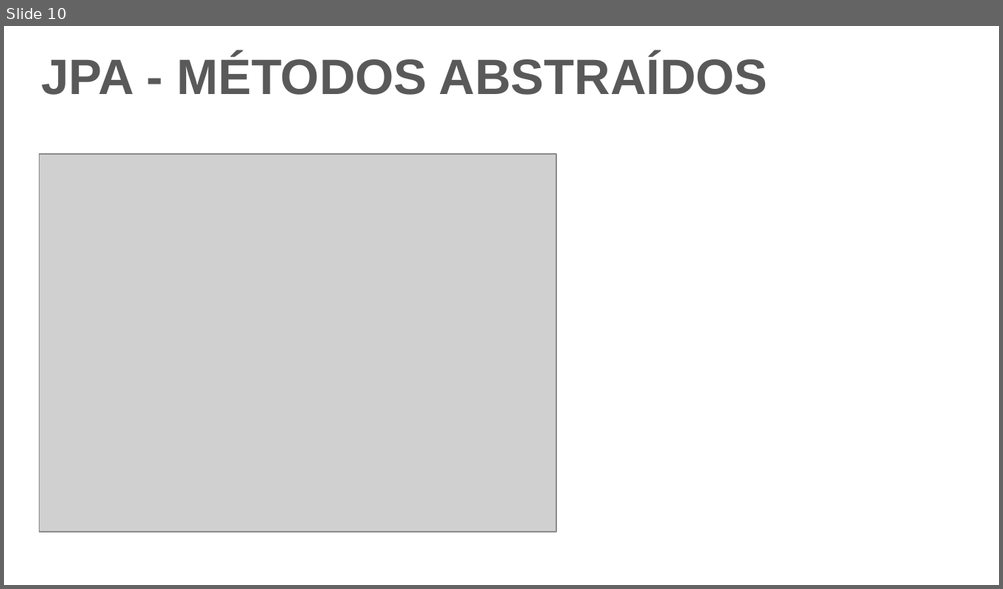
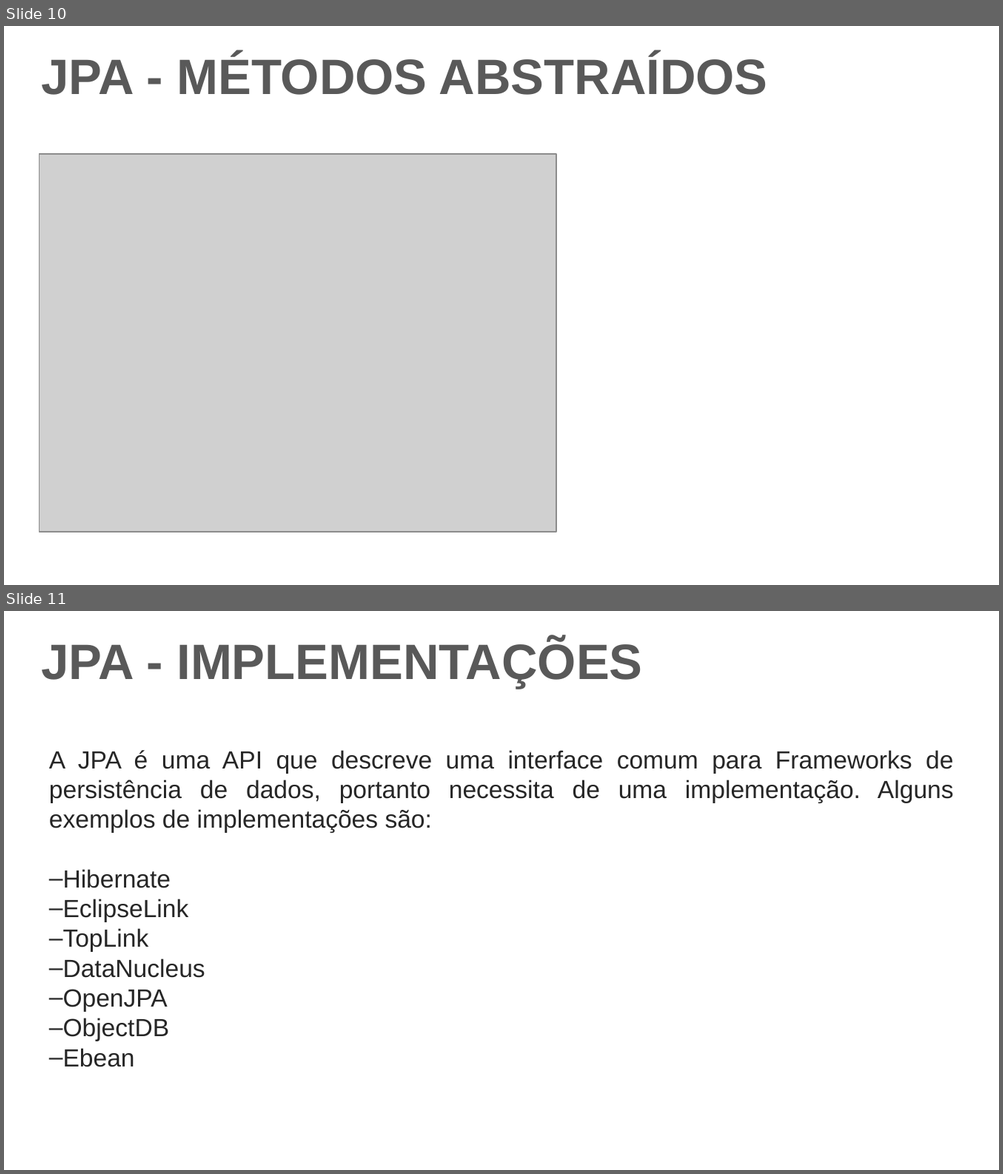
Before and after one commit to DeehSlash/apresentacao-jpa, a slide deck: Apresentação.pptx. Shown one above the other, each under a label of ours: slide 10 before the commit, slides 10 and 11 after it. The pictures are 1003x589 and 1003x1174 pixels, drawn with LibreOffice and Linux fonts; fonts in the diff are those of the drawing; grey boxes stand for pictures; background and template pictures are left out. Boxes give left, top, right and bottom in pixels: in the first picture for what was removed or moved away, otherwise in the second. Text is boxed around its words. In the diff, an @@ line names an element or a change of style, - is before the commit and + after.

Commit message:
Slide 'JPA - Implementações'

```diff
--- a/Apresentação.pptx
+++ b/Apresentação.pptx
@@ slide 11 added at (4,611,999,1170), background picture (left out) @@
@@ text added at (42,639,642,688), 36 pt, text #595959, bold @@
+JPA - IMPLEMENTAÇÕES
@@ text added at (49,750,953,1068), 18 pt, text #262626 @@
+A JPA é uma API que descreve uma interface comum para Frameworks de persistência de dados, portanto necessita de uma implementação. Alguns exemplos de implementações são:
+‒ Hibernate
+‒ EclipseLink
+‒ TopLink
+‒ DataNucleus
+‒ OpenJPA
+‒ ObjectDB
+‒ Ebean
```
